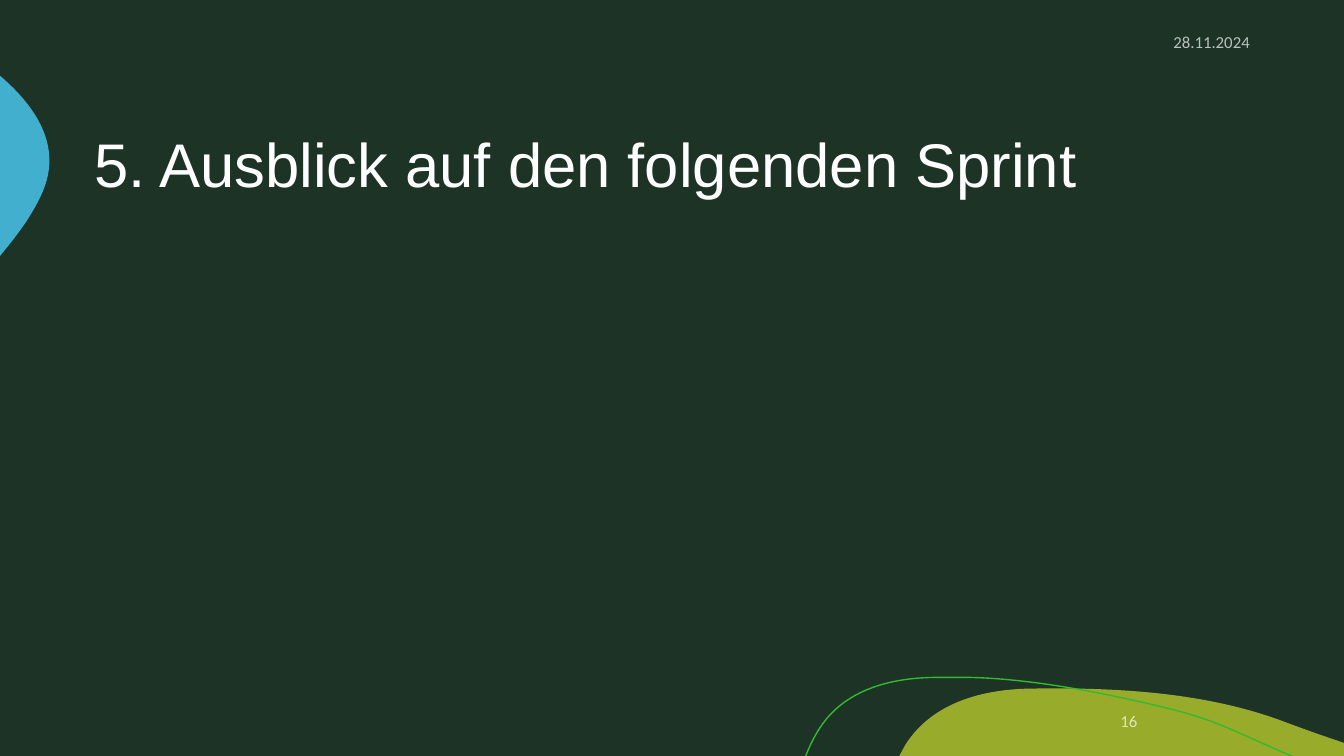
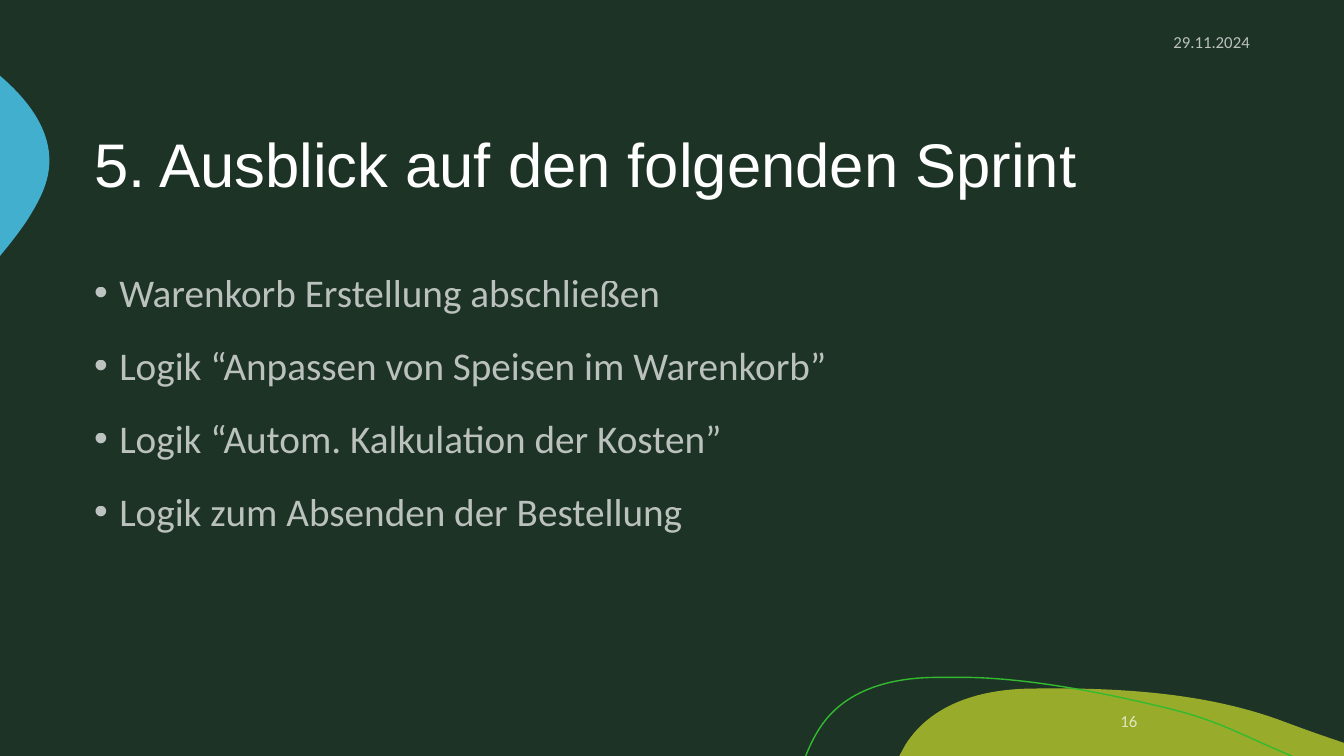
Before and after one commit to zIExpantion/ZumGelbenBach, a slide deck: slide 16 of Dokumente/Sprint-Backlog/Sprint-Backlog1.pptx. Drawn at 1344x756 pixels with LibreOffice and Linux fonts; fonts in the diff are those of the drawing; background and template pictures are left out. Boxes give left, top, right and bottom in pixels: in the first picture for what was removed or moved away, otherwise in the second. Text is boxed around its words. In the diff, an @@ line names an element or a change of style, - is before the commit and + after.

Commit message:
Anpassung Product Backlog + Sprint PP

```diff
--- a/Dokumente/Sprint-Backlog/Sprint-Backlog1.pptx
+++ b/Dokumente/Sprint-Backlog/Sprint-Backlog1.pptx
@@ text at (1173,37,1249,48): text changed @@
-28.11.2024
+29.11.2024
@@ text added at (119,280,826,533), 28 pt, text #FFFFFF at 70% opacity @@
+• Warenkorb Erstellung abschließen
+• Logik “Anpassen von Speisen im Warenkorb”
+• Logik “Autom. Kalkulation der Kosten”
+• Logik zum Absenden der Bestellung
```
Also in this commit, not shown: 16 other slides changed, 2 slides added, 2 other files.
